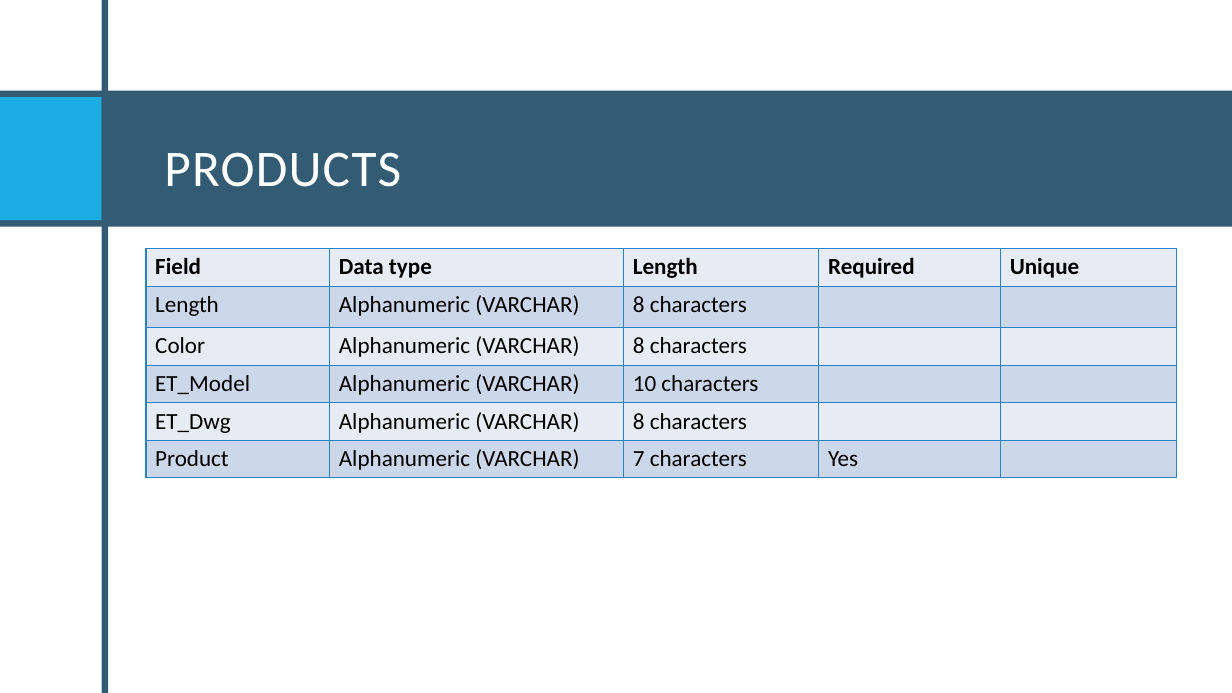
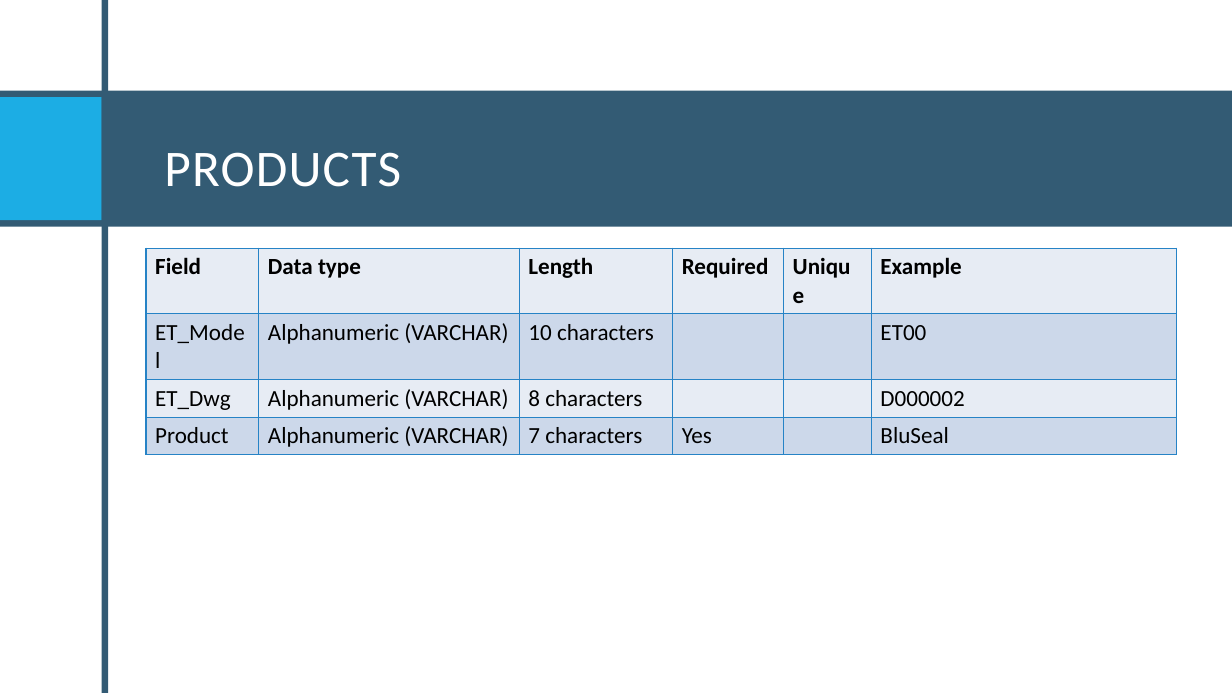
Before and after one commit to Santiago-004/proyecto, a slide deck: slide 7 of Proyecto Final.pptx. Drawn at 1232x693 pixels with LibreOffice and Linux fonts; fonts in the diff are those of the drawing. Boxes give left, top, right and bottom in pixels: in the first picture for what was removed or moved away, otherwise in the second. Text is boxed around its words. In the diff, an @@ line names an element or a change of style, - is before the commit and + after.

```diff
--- a/Proyecto Final.pptx
+++ b/Proyecto Final.pptx
@@ table at [146,249,1177,451] @@
-Field | Data type | Length | Required | Unique
-Length | Alphanumeric (VARCHAR) | 8 characters |  | 
-Color | Alphanumeric (VARCHAR) | 8 characters |  | 
-ET_Model | Alphanumeric (VARCHAR) | 10 characters |  | 
-ET_Dwg | Alphanumeric (VARCHAR) | 8 characters |  | 
-Product | Alphanumeric (VARCHAR) | 7 characters | Yes | 
+Field | Data type | Length | Required | Unique | Example
+ET_Model | Alphanumeric (VARCHAR) | 10 characters |  |  | ET00
+ET_Dwg | Alphanumeric (VARCHAR) | 8 characters |  |  | D000002
+Product | Alphanumeric (VARCHAR) | 7 characters | Yes |  | BluSeal
```
Also in this commit, not shown: 23 other slides changed, 7 slides added, 2 other files.
